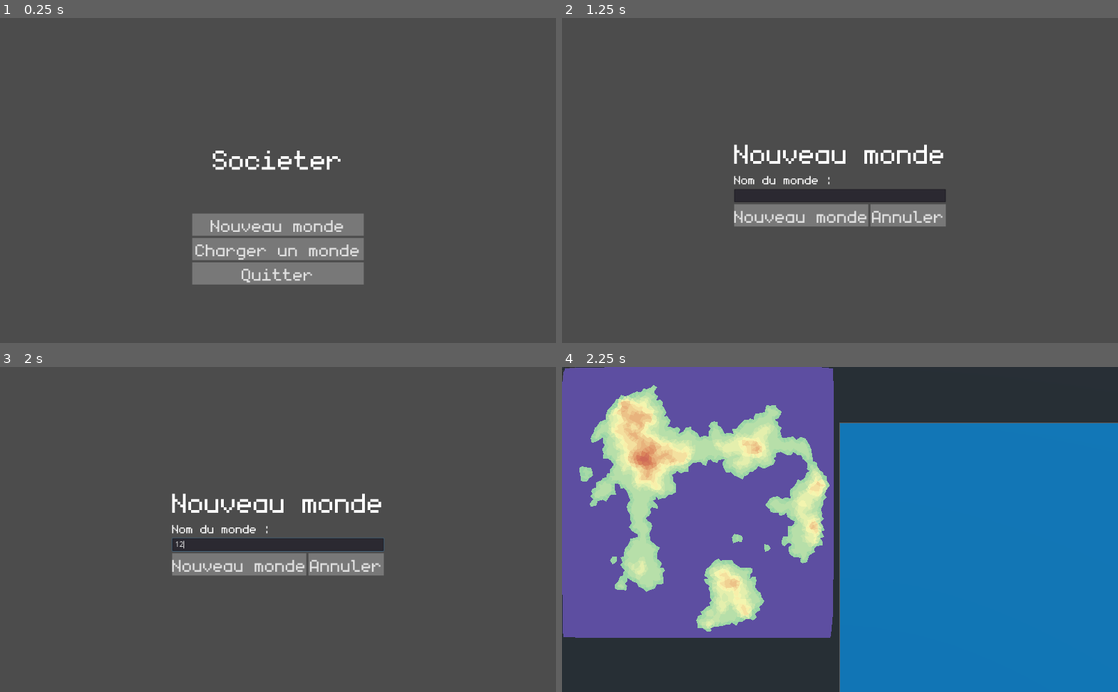
Above: before the commit, frames 1-4 (two rows, left to right).
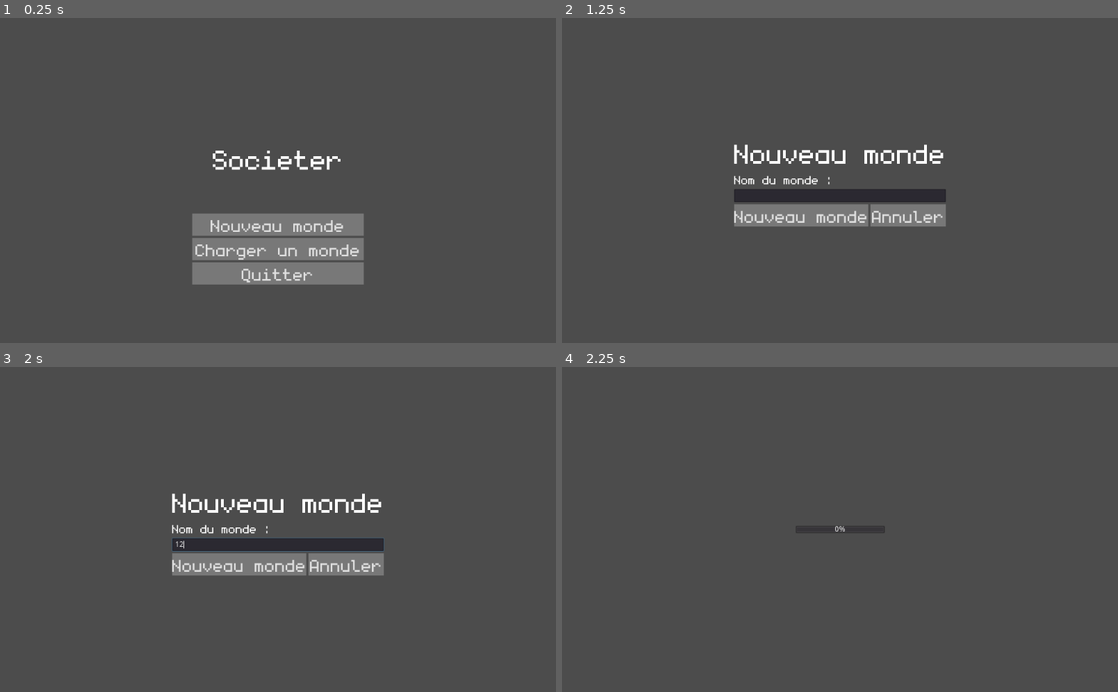
Above: after the commit, the same moments.

Repository: eriwyn/societer
Game: Godot game, scene res://menu/MainMenu.tscn
Same seed, same stepped clock (60 frames per second), same inputs: the game is played once before the commit and once after it.
Inputs (mouse positions are in pixels of both pictures, inside the frame that each line leads up to):
- Up to frame 1 (0.25 s): no input
- Up to frame 2 (1.25 s): click "Nouveau monde" at 0.5 s
- Up to frame 3 (2 s): click (278, 545) at 1.27 s; type "12" at 1.35 s
- Up to frame 4 (2.25 s): click "Nouveau monde" at 2 s

Frames 1-3 are identical in both runs. In frame 4, 100% of the frame differs, in the area x 0-100%, y 0-100%.

Commit message:
Déplacement de la génération du monde dans un thread

Diff:
--- a/utils/world_generation/WorldGeneration.gd
+++ b/utils/world_generation/WorldGeneration.gd
@@ -14,7 +14,16 @@
 var rng = RandomNumberGenerator.new()
 var noise = OpenSimplexNoise.new()
 
+var thread
+
 func _ready():
+	thread = Thread.new()
+	thread.start(self, "_generate_world")
+
+func _exit_tree():
+	thread.wait_to_finish()
+
+func _generate_world():
 	rng.randomize()
 	noise.seed = rng.randi()
 	noise.octaves = octaves
@@ -36,6 +45,7 @@
 		Global.print_debug("Pas de Global.terrain, pas de construction ...")
 		Global.print_debug("Pas de construction ..., pas de palais ...")
 		Global.print_debug("Pas de palais ..., pas de palais.")
+
 
 func init_data():
 	# for point in Global.terrain.get_points():
